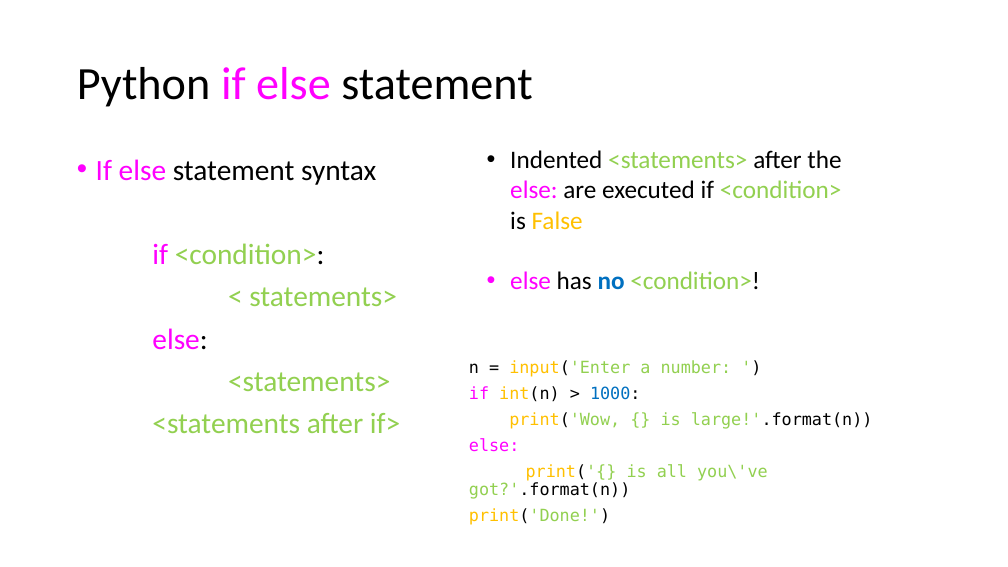
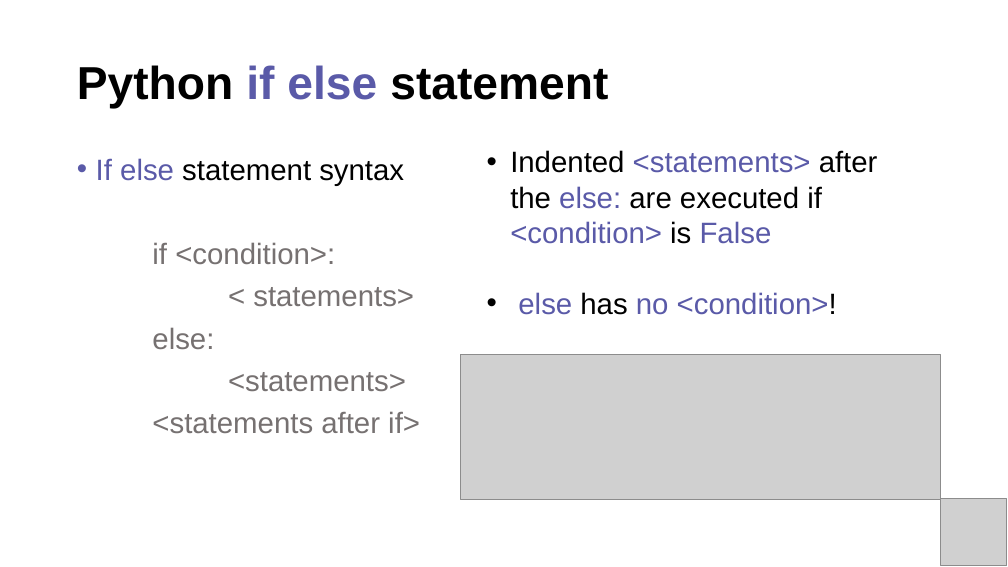
Before and after one commit to PracticumAI/python, a slide deck: slide 9 of presentations/03.2_conditionals.pptx. Drawn at 1008x567 pixels with LibreOffice and Linux fonts; fonts in the diff are those of the drawing; grey boxes stand for pictures. Boxes give left, top, right and bottom in pixels: in the first picture for what was removed or moved away, otherwise in the second. Text is boxed around its words. In the diff, an @@ line names an element or a change of style, - is before the commit and + after.

Commit message:
Update presentations with new color standards.

```diff
--- a/presentations/03.2_conditionals.pptx
+++ b/presentations/03.2_conditionals.pptx
@@ title "Python if else statement" at [77, 65, 608, 109]: font Calibri to Arial, bold on; text colour #FF00FF to #5A5AA8 in "if else" @@
@@ text "Indented <statements> after the else: ..." at [510, 150, 878, 315]: size 24 to 28 pt, font Calibri to Arial; text colour #92D050 to #5A5AA8 in "<statements> <condition>", "<condition>!"; text colour #FF00FF to #5A5AA8 in "else:", "else"; text colour #FFC000 to #5A5AA8 in "False"; text colour #0070C0 to #5A5AA8, bold off in "no" @@
@@ text "If else statement syntax" at [96, 158, 420, 433]: font Calibri to Arial; text colour #FF00FF to #5A5AA8 in "If else"; text colour #FF00FF to #767171 in "if", "else:"; text colour #92D050 to #767171 in "<condition>:", "< statements>", "<statements>", "<statements after if>"; text colour #000000 to #767171 in "<condition>:", "else:" @@
@@ picture added at [461, 355, 941, 500] @@
@@ text removed at [469, 360, 873, 525] @@
-n = input('Enter a number: ')
-if int(n) > 1000:
-print('Wow, {} is large!'.format(n))
-else:
-print('{} is all you\'ve got?'.format(n))
-print('Done!')
@@ picture added at [941, 499, 1007, 566] @@
```
Also in this commit, not shown: 9 other slides changed, 1 slide added, 1 slide removed, 3 other files.
